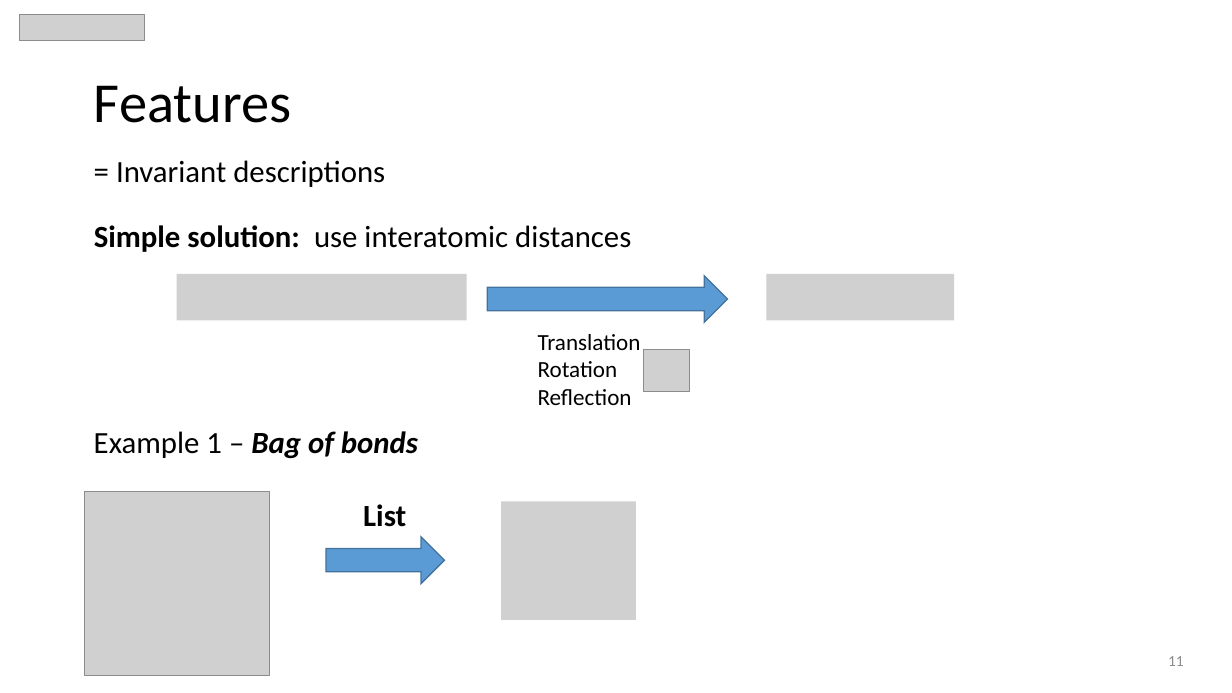
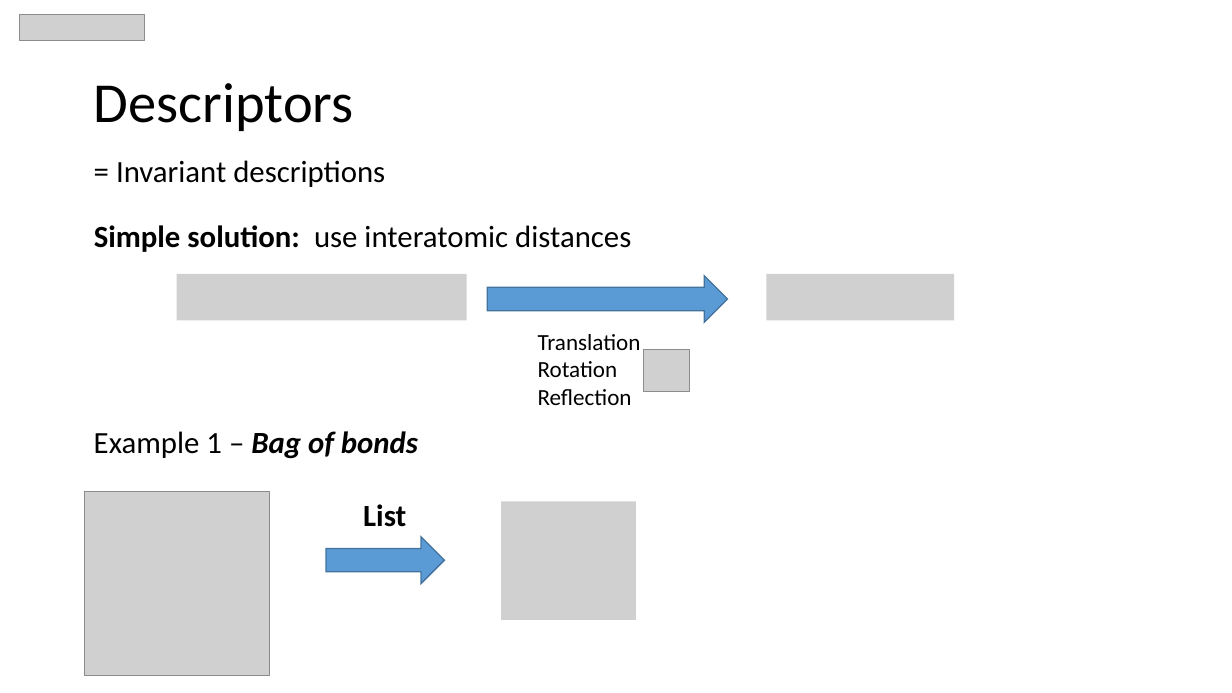
Before and after one commit to MaltheBisbo/learningForces, a slide deck: slide 13 of Presentations/2018-06-01-copenhagen.pptx (slide 11 before the commit). Drawn at 1232x693 pixels with LibreOffice and Linux fonts; fonts in the diff are those of the drawing; grey boxes stand for pictures. Boxes give left, top, right and bottom in pixels: in the first picture for what was removed or moved away, otherwise in the second. Text is boxed around its words. In the diff, an @@ line names an element or a change of style, - is before the commit and + after.

```diff
--- a/Presentations/2018-06-01-copenhagen.pptx
+++ b/Presentations/2018-06-01-copenhagen.pptx
@@ title at [94,83,354,131]: text changed @@
-Features
+Descriptors
@@ page number removed at [1168,656,1184,666] @@
-11
```
Also in this commit, not shown: 41 other slides changed, 3 slides added, 4 other files.
